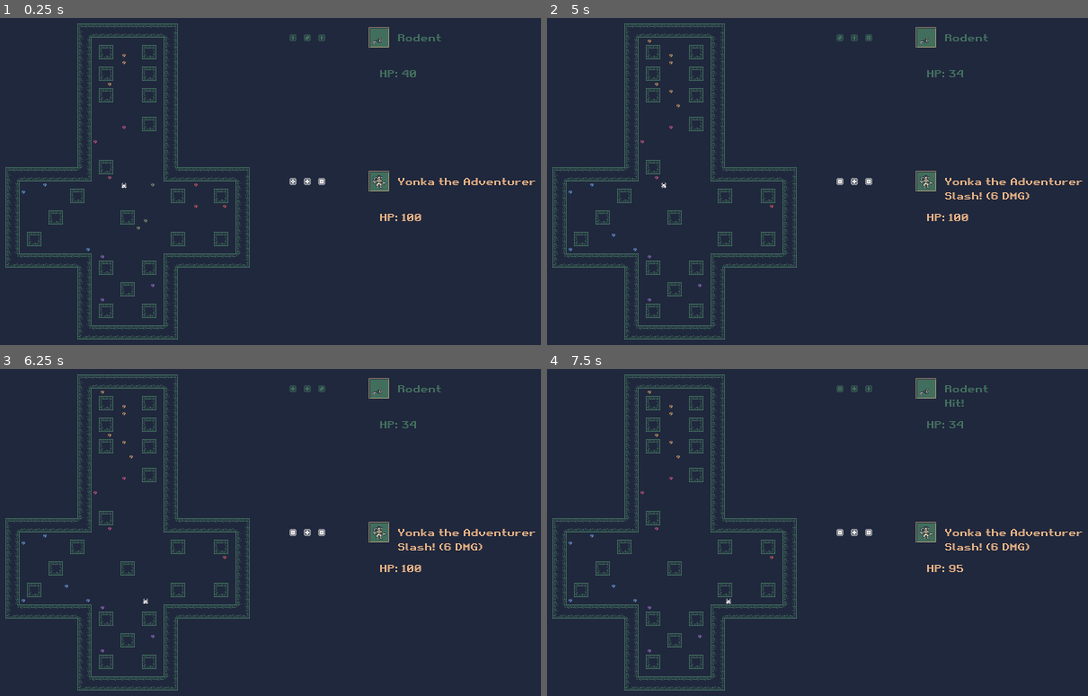
Above: before the commit, frames 1-4 (two rows, left to right).
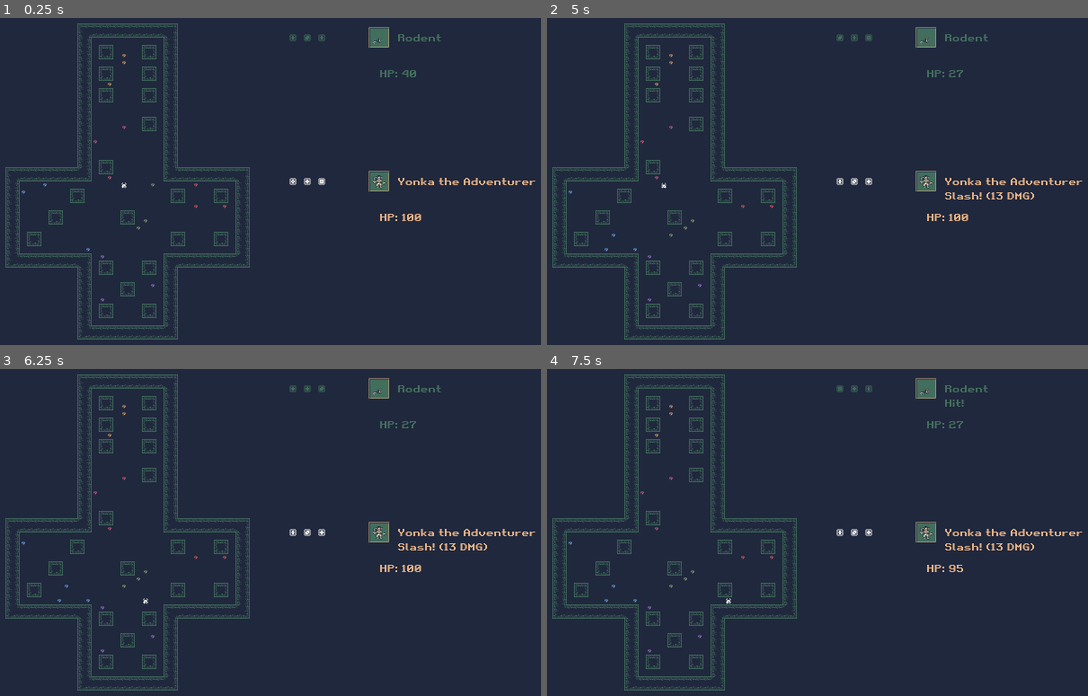
Above: after the commit, the same moments.

Repository: SLiV9/Die-Fiend
Game: Godot game, scene res://assets/level.tscn
The game is run twice, just before and just after one commit, with the same random seed, the same clock (stepped at 60 frames per second) and the same inputs.
Inputs:
- Up to frame 1 (0.25 s): no input
- Up to frame 2 (5 s): tap Enter at 0.5, 2, 3.5 s; hold D (move_right) 0.53-1.28 s; hold Space (drop_item) 0.53-1.28 s; hold S (move_down) 1.28-2.03 s; tap Space (drop_item) at 1.35, 2.85, 4.35 s; hold D (move_right) 2.03-2.78 s; hold Space (drop_item) 2.03-2.78 s; hold W (move_up) 2.78-3.53 s; hold Space (drop_item) 3.53-4.28 s; hold A (move_left) from 3.53 s (still down)
- Up to frame 3 (6.25 s): release A (move_left) at 5.03 s; hold S (move_down) 5.03-5.78 s; hold Space (drop_item) 5.03-5.78 s; hold D (move_right) from 5.78 s (still down); tap Space (drop_item) at 5.85 s
- Up to frame 4 (7.5 s): release D (move_right) at 6.53 s; hold W (move_up) 6.53-7.28 s; hold Space (drop_item) 6.53-7.28 s; hold D (move_right) from 7.28 s (still down); tap Space (drop_item) at 7.35 s

The runs differ from the first frame. In frame 1, less than 0.1% of the frame differs, in the area x 22-24%, y 50-52%; in frame 2, 0.2%, in the area x 3-91%, y 6-72%; in frame 3, 0.2%; in frame 4, 0.2%.

Commit message:
Replaced Area2D overlap checks with just calculating the bounding box.

Diff:
--- a/assets/level.gd
+++ b/assets/level.gd
@@ -31,26 +31,33 @@
 
 
 func remove_item_in_room(i):
-	var rooms = [$Room1, $Room2, $Room3, $Room4, $Room5, $Room6]
-	var room = rooms[i]
-	var bodies = room.get_overlapping_bodies()
+	var bbox = room_bbox(i)
 	var targets = []
-	for body in bodies:
-		if body is Gem:
-			targets.append(body)
-		elif body is Shard:
-			targets.append(body)
+	for child in get_children():
+		if child is Gem or child is Shard:
+			if bbox.has_point(child.position):
+				targets.append(child)
 	if targets.size() > 0:
 		targets.shuffle()
 		var item = targets.pop_front()
 		item.queue_free()
 
 
+func room_bbox(i):
+	var rooms = [$Room1, $Room2, $Room3, $Room4, $Room5, $Room6]
+	var room = rooms[i]
+	var center = room.position
+	var bbox = Rect2(center.x - 16 * ROOM_SIZE / 2,
+		center.y - 16 * ROOM_SIZE / 2,
+		16 * ROOM_SIZE,
+		16 * ROOM_SIZE)
+	return bbox
+
+
 func _on_Gremlin_shard_consumed():
 	var best_i = randi() % 6
-	var rooms = [$Room1, $Room2, $Room3, $Room4, $Room5, $Room6]
 	for i in range(0, 6):
-		if rooms[i].overlaps_body($Gremlin):
+		if room_bbox(i).has_point($Gremlin.position):
 			best_i = 5 - i
 	self.call_deferred("spawn_shard_in_room", best_i)
 
@@ -58,27 +65,22 @@
 func _on_Gremlin_gem_deposited():
 	var gem = $ResourcePreloader.get_resource("Gem").instance()
 	gem.position = $Gremlin.position
-	var rooms = [$Room1, $Room2, $Room3, $Room4, $Room5, $Room6]
 	for i in range(0, 6):
-		if rooms[i].overlaps_body($Gremlin):
+		if room_bbox(i).has_point($Gremlin.position):
 			gem.get_node("AnimatedSprite").modulate = room_colors[i]
 	add_child(gem)
 
 
 func _on_Roller_rolled():
 	var weights = [0, 0, 0, 0, 0, 0]
-	var rooms = [$Room1, $Room2, $Room3, $Room4, $Room5, $Room6]
-	for i in range(0, 6):
-		var bodies = rooms[i].get_overlapping_bodies()
-		for body in bodies:
-			if body is Gem:
-				weights[i] += 4
-			elif body is Shard:
-				weights[i] += 1
-	print(weights)
 	for child in get_children():
-		if child is Gem:
-			print(child, child.collision_layer, child.collision_mask)
+		if child is Shard or child is Gem:
+			for i in range(0, 6):
+				if room_bbox(i).has_point(child.position):
+					if child is Gem:
+						weights[i] += 4
+					elif child is Shard:
+						weights[i] += 1
 	$Hero/Roller.roll(weights)
 
 func _on_MonsterRoller_rolled():
@@ -90,11 +92,3 @@
 		remove_item_in_room(result - 1)
 		var opposite_face = 7 - result
 		spawn_shard_in_room(opposite_face - 1)
-
-
-func _on_Room1_body_entered(body):
-	print(body, " entered")
-
-
-func _on_Room1_body_exited(body):
-	print(body, " exited")
--- a/assets/level.tscn
+++ b/assets/level.tscn
@@ -438,7 +438,6 @@
 [node name="AnimatedSprite" type="AnimatedSprite" parent="Gremlin"]
 frames = SubResource( 2 )
 animation = "idle"
-frame = 1
 playing = true
 offset = Vector2( 0, -1 )
 
@@ -456,6 +455,8 @@
 position = Vector2( 240, 400 )
 collision_layer = 4
 collision_mask = 3
+monitoring = false
+monitorable = false
 
 [node name="CollisionShape2D" type="CollisionShape2D" parent="Room1"]
 shape = SubResource( 31 )
@@ -464,6 +465,8 @@
 position = Vector2( 240, 240 )
 collision_layer = 4
 collision_mask = 3
+monitoring = false
+monitorable = false
 
 [node name="CollisionShape2D" type="CollisionShape2D" parent="Room2"]
 shape = SubResource( 31 )
@@ -472,6 +475,8 @@
 position = Vector2( 80, 400 )
 collision_layer = 4
 collision_mask = 3
+monitoring = false
+monitorable = false
 
 [node name="CollisionShape2D" type="CollisionShape2D" parent="Room3"]
 shape = SubResource( 31 )
@@ -480,6 +485,8 @@
 position = Vector2( 400, 400 )
 collision_layer = 4
 collision_mask = 3
+monitoring = false
+monitorable = false
 
 [node name="CollisionShape2D" type="CollisionShape2D" parent="Room4"]
 shape = SubResource( 31 )
@@ -488,6 +495,8 @@
 position = Vector2( 240, 560 )
 collision_layer = 4
 collision_mask = 3
+monitoring = false
+monitorable = false
 
 [node name="CollisionShape2D" type="CollisionShape2D" parent="Room5"]
 shape = SubResource( 31 )
@@ -496,6 +505,8 @@
 position = Vector2( 240, 80 )
 collision_layer = 4
 collision_mask = 3
+monitoring = false
+monitorable = false
 
 [node name="CollisionShape2D" type="CollisionShape2D" parent="Room6"]
 shape = SubResource( 31 )
@@ -667,8 +678,6 @@
 [connection signal="gem_deposited" from="Gremlin" to="." method="_on_Gremlin_gem_deposited"]
 [connection signal="shard_consumed" from="Gremlin" to="." method="_on_Gremlin_shard_consumed"]
 [connection signal="body_entered" from="Gremlin/Area2D" to="Gremlin" method="_on_Area2D_body_entered"]
-[connection signal="body_entered" from="Room1" to="." method="_on_Room1_body_entered"]
-[connection signal="body_exited" from="Room1" to="." method="_on_Room1_body_exited"]
 [connection signal="attack_hit" from="Monster" to="Hero" method="_on_Monster_attack_hit"]
 [connection signal="roll_determined" from="Monster/MonsterRoller" to="Monster" method="_on_MonsterRoller_roll_determined"]
 [connection signal="roll_started" from="Monster/MonsterRoller" to="Monster" method="_on_MonsterRoller_roll_started"]
